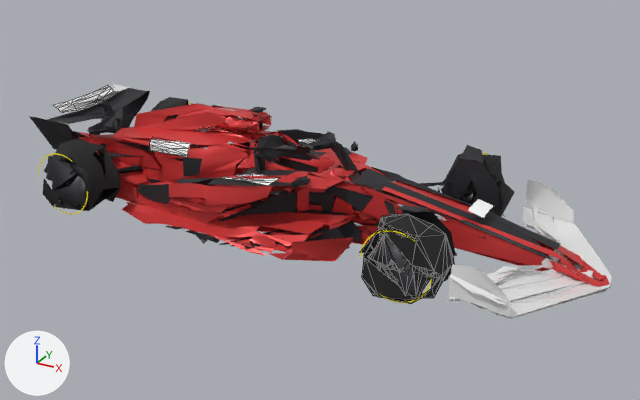
An edit to the glTF model public/models/f1-car-lod.glb, drawn before and after from the same camera.
Rendered twice from a 50 mm lens placed at (4.12, -6.55, 3.57), pointed at (0.53, -0.02, 0.3). Lighting does not change. The marker at lower left points along +X, +Y and +Z. The first picture is the older version. Mesh edges are drawn as thin lines on the coarser meshes. Where no turn or scale is listed for an object, it has been applied to the vertices.

In view in the first picture: 'body', 'decal_engine', 'decal_rearwing', 'wheel_FL', 'wheel_FR', 'wheel_RR' and 5 more.
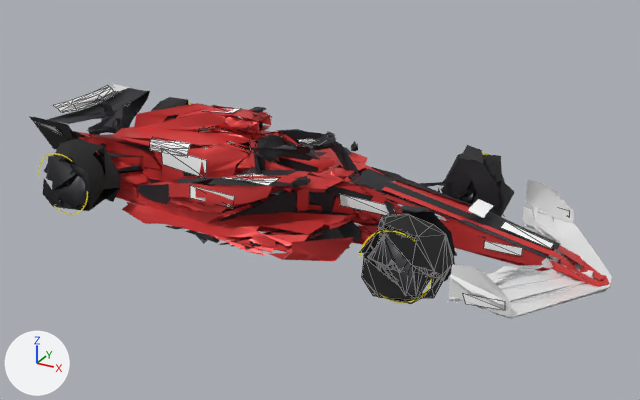
Edits to the scene script, one JSON object a line:
```json
{"op": "add", "block": "mat_decal_endplate", "code": ["mat_decal_endplate = principled_material('decal_endplate')", "mat_decal_endplate.base_color = (1.0, 1.0, 1.0)  # white #ffffff", "mat_decal_endplate.roughness = 1.0"]}
{"op": "add", "block": "mat_decal_noseside", "code": ["mat_decal_noseside = principled_material('decal_noseside')", "mat_decal_noseside.base_color = (1.0, 1.0, 1.0)  # white #ffffff", "mat_decal_noseside.roughness = 1.0"]}
{"op": "add", "block": "mat_decal_fin", "code": ["mat_decal_fin = principled_material('decal_fin')", "mat_decal_fin.base_color = (1.0, 1.0, 1.0)  # white #ffffff", "mat_decal_fin.roughness = 1.0"]}
{"op": "add", "block": "mat_decal_nosecone", "code": ["mat_decal_nosecone = principled_material('decal_nosecone')", "mat_decal_nosecone.base_color = (1.0, 1.0, 1.0)  # white #ffffff", "mat_decal_nosecone.roughness = 1.0"]}
{"op": "add", "block": "mat_decal_halo", "code": ["mat_decal_halo = principled_material('decal_halo')", "mat_decal_halo.base_color = (1.0, 1.0, 1.0)  # white #ffffff", "mat_decal_halo.roughness = 1.0"]}
{"op": "add", "block": "mat_decal_nosetop", "code": ["mat_decal_nosetop = principled_material('decal_nosetop')", "mat_decal_nosetop.base_color = (1.0, 1.0, 1.0)  # white #ffffff", "mat_decal_nosetop.roughness = 1.0"]}
{"op": "add", "block": "mat_decal_sidepodside", "code": ["mat_decal_sidepodside = principled_material('decal_sidepodside')", "mat_decal_sidepodside.base_color = (1.0, 1.0, 1.0)  # white #ffffff", "mat_decal_sidepodside.roughness = 1.0"]}
{"op": "add", "block": "mat_decal_enginebig", "code": ["mat_decal_enginebig = principled_material('decal_enginebig')", "mat_decal_enginebig.base_color = (1.0, 1.0, 1.0)  # white #ffffff", "mat_decal_enginebig.roughness = 1.0"]}
{"op": "add", "block": "mat_decal_frontwing", "code": ["mat_decal_frontwing = principled_material('decal_frontwing')", "mat_decal_frontwing.base_color = (1.0, 1.0, 1.0)  # white #ffffff", "mat_decal_frontwing.roughness = 1.0"]}
{"op": "add", "block": "me_decal_zonas", "code": ["me_decal_zonas = bpy.data.meshes.new('decal_zonas')", "me_decal_zonas.from_pydata(...)  # 60 vertices, 30 faces; spans x -2.36..2.67, y -0.98..0.97, z 0.2..1.02", "me_decal_zonas.materials.append(mat_decal_frontwing)  # white #ffffff", "me_decal_zonas.materials.append(mat_decal_noseside)  # white #ffffff", "me_decal_zonas.materials.append(mat_decal_sidepodside)  # white #ffffff", "me_decal_zonas.materials.append(mat_decal_endplate)  # white #ffffff", "me_decal_zonas.materials.append(mat_decal_enginebig)  # white #ffffff", "me_decal_zonas.materials.append(mat_decal_nosetop)  # white #ffffff", "me_decal_zonas.materials.append(mat_decal_halo)  # white #ffffff", "me_decal_zonas.materials.append(mat_decal_nosecone)  # white #ffffff", "me_decal_zonas.materials.append(mat_decal_fin)  # white #ffffff"]}
{"op": "add", "block": "ob_decal_zonas", "code": ["ob_decal_zonas = bpy.data.objects.new('decal_zonas', me_decal_zonas)", "ob_decal_zonas.location = (0.0, 0.0, 0.0)"]}
```

Pixel boxes [x1, y1, x2, y2] of what changed, in the pictures (640 x 400 px):
```json
{"object": "decal_zonas", "change": "added", "after": [36, 104, 570, 309], "faces in mat_decal_enginebig (white #ffffff)": [161, 141, 250, 178], "faces in mat_decal_noseside (white #ffffff)": [340, 194, 396, 215], "faces in mat_decal_nosetop (white #ffffff)": [501, 221, 554, 249], "faces in mat_decal_frontwing (white #ffffff)": [463, 209, 570, 309], "faces in mat_decal_nosecone (white #ffffff)": [484, 241, 523, 256]}
```
